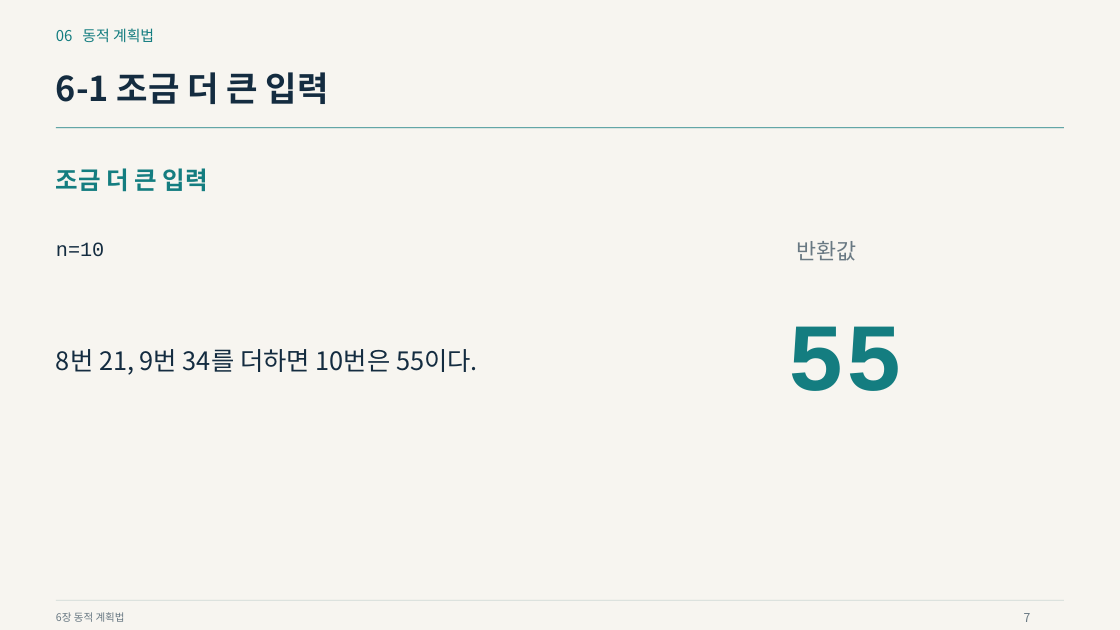
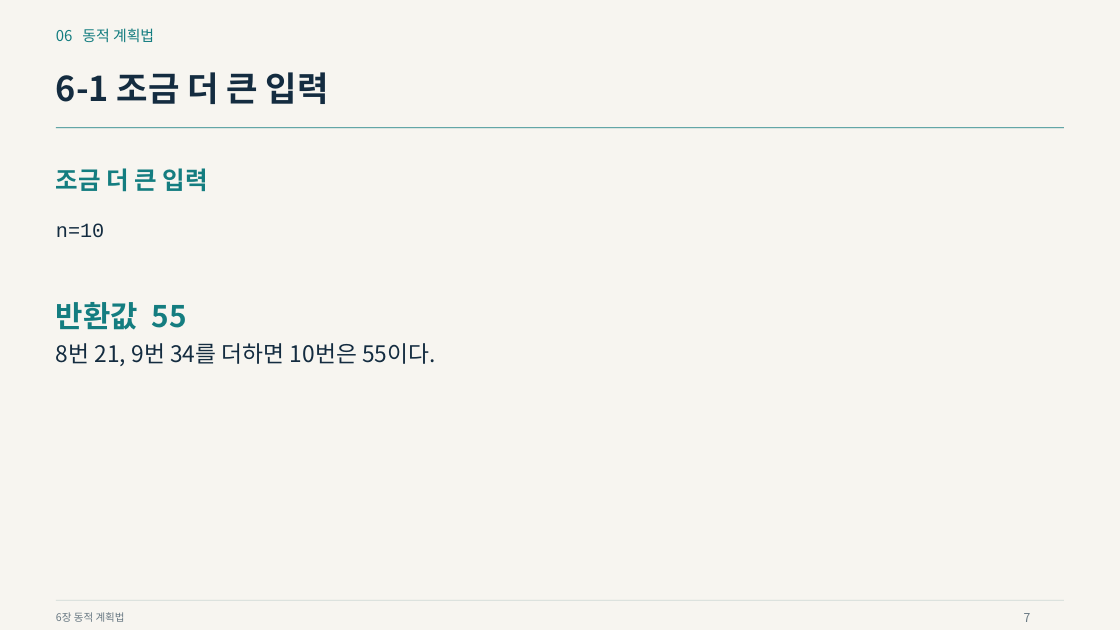
Before and after one commit to Sangdon-Park/Sangdon-Park.github.io, a slide deck: slide 7 of data/알고리즘/6장_동적_계획법.pptx. Drawn at 1120x630 pixels with LibreOffice and Linux fonts; fonts in the diff are those of the drawing. Boxes give left, top, right and bottom in pixels: in the first picture for what was removed or moved away, otherwise in the second. Text is boxed around its words. In the diff, an @@ line names an element or a change of style, - is before the commit and + after.

```diff
--- a/data/알고리즘/6장_동적_계획법.pptx
+++ b/data/알고리즘/6장_동적_계획법.pptx
@@ text "n=10": place and size @@
-text "n=10" at <box>56,242,104,256</box>
+text "n=10" at <box>56,223,104,237</box>
@@ text at <box>56,302,187,330</box>: text changed; size 18.8 to 25.5 pt; text colour #697983 to #147D80; bold on @@
-반환값
+반환값 55
@@ text removed at <box>787,326,902,391</box> @@
-55
@@ text "8번 21, 9번 34를 더하면 ..." at <box>56,343,436,366</box>: size 21.8 to 19.5 pt @@
```
Also in this commit, not shown: 24 other slides changed, 3 other files.
